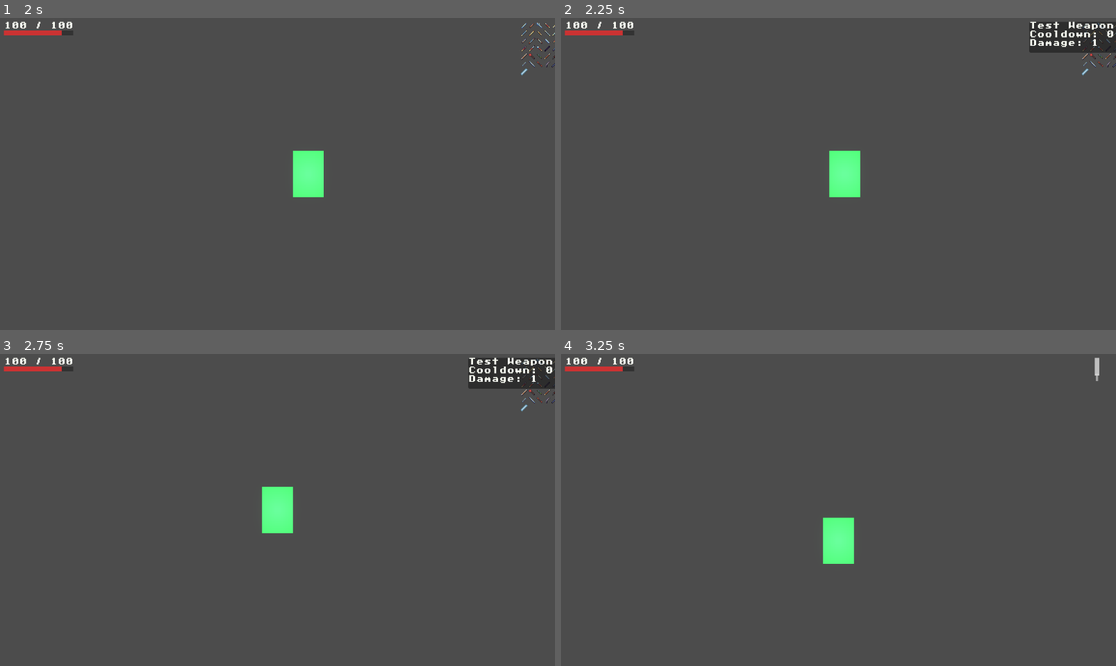
Above: before the commit, frames 1-4 (two rows, left to right).
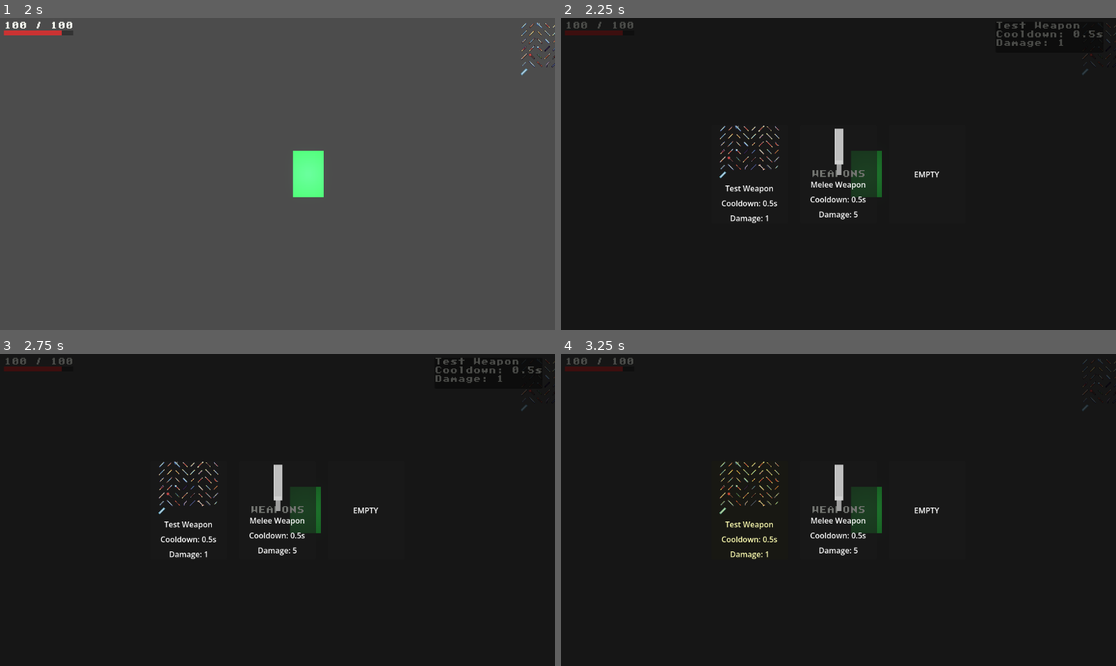
Above: after the commit, the same moments.

Repository: WMsans/top-down-rogue
Game: Godot game, scene res://scenes/ui/main_menu.tscn
The game is run twice, just before and just after one commit, with the same random seed, the same clock (stepped at 60 frames per second) and the same inputs.
Inputs (mouse positions are in pixels of both pictures, inside the frame that each line leads up to):
- Up to frame 1 (2 s): click "PLAY" at 0.5 s; tap Enter at 1.25 s; move the mouse to (399, 158) at 1.27 s; hold D (move_right) from 1.28 s (still down); tap Z at 1.35 s; click (399, 158) at 1.42 s
- Up to frame 2 (2.25 s): release D (move_right) at 2 s; click (1110, 49) at 2 s
- Up to frame 3 (2.75 s): no input
- Up to frame 4 (3.25 s): tap Space at 2.75 s; move the mouse to (727, 525) at 2.77 s; hold S (move_down) from 2.78 s (still down); tap X at 2.85 s; click (727, 525) at 2.92 s

Frame 1 is identical in both runs. In frame 2, 99% of the frame differs, in the area x 0-100%, y 0-100%; in frame 3, 99%; in frame 4, 100%.
Error in both runs: Cannot call method 'shader_create_from_spirv' on a null value. (res://src/core/compute_device.gd:28)

Commit message:
fix: weapon stats flashing

Diff:
--- a/scenes/ui/weapon_button.tscn
+++ b/scenes/ui/weapon_button.tscn
@@ -47,29 +47,38 @@
 
 [node name="Tooltip" type="PanelContainer" parent="." unique_id=4218105530]
 unique_name_in_owner = true
+mouse_filter = 2
 anchors_preset = -1
 anchor_left = 1.0
 anchor_right = 1.0
-offset_left = -180.0
+offset_left = -250.0
 offset_top = 8.0
-offset_right = -72.0
+offset_right = -78.0
 offset_bottom = 72.0
+theme_override_constants/margin_left = 6
+theme_override_constants/margin_right = 6
+theme_override_constants/margin_top = 4
+theme_override_constants/margin_bottom = 4
 
 [node name="VBoxContainer" type="VBoxContainer" parent="Tooltip"]
 layout_mode = 2
+mouse_filter = 2
 theme_override_constants/separation = 2
 
 [node name="TooltipName" type="Label" parent="Tooltip/VBoxContainer" unique_id=4218105531]
 unique_name_in_owner = true
 layout_mode = 2
+mouse_filter = 2
 text = "Weapon"
 
 [node name="TooltipCooldown" type="Label" parent="Tooltip/VBoxContainer" unique_id=4218105532]
 unique_name_in_owner = true
 layout_mode = 2
+mouse_filter = 2
 text = "Cooldown: 0.5s"
 
 [node name="TooltipDamage" type="Label" parent="Tooltip/VBoxContainer" unique_id=4218105533]
 unique_name_in_owner = true
 layout_mode = 2
+mouse_filter = 2
 text = "Damage: 0"
Not shown, added: src/ui/weapon_button.gd.uid
Not shown, added: src/ui/weapon_popup.gd.uid
